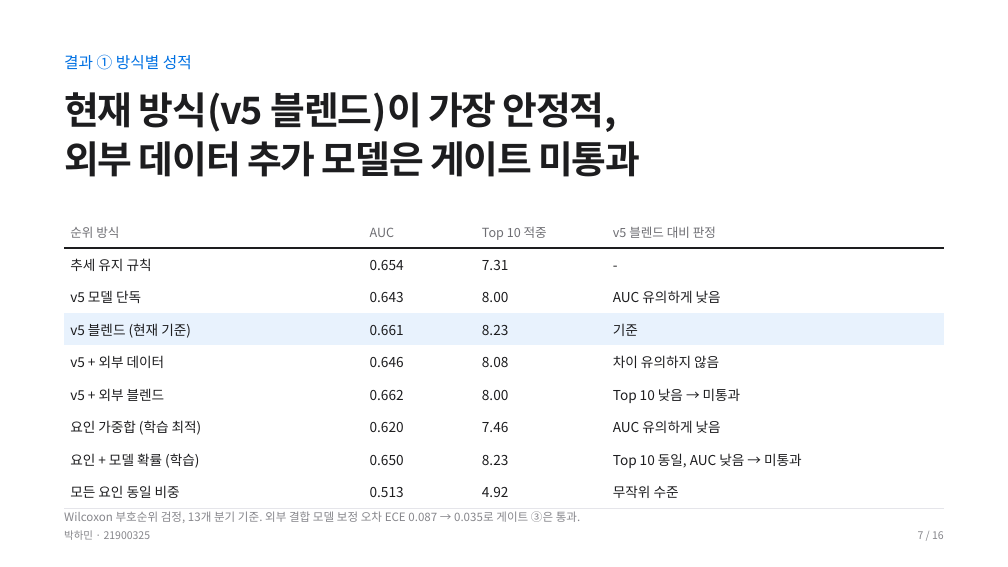
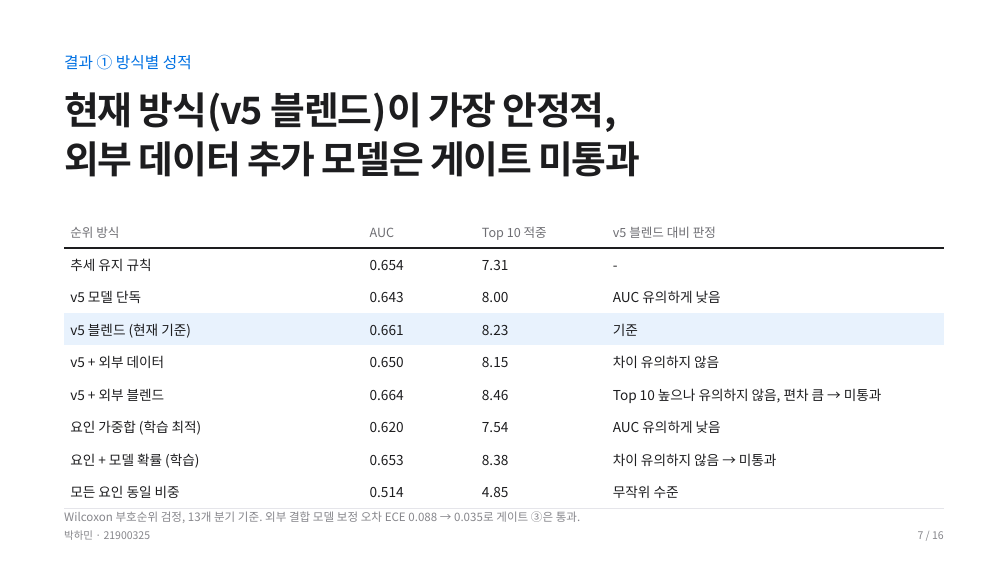
Before and after one commit to noromanticseoul/mystore, a slide deck: slide 7 of docs/어디입게_최종발표.pptx. Drawn at 1008x567 pixels with LibreOffice and Linux fonts; fonts in the diff are those of the drawing. Boxes give left, top, right and bottom in pixels: in the first picture for what was removed or moved away, otherwise in the second. Text is boxed around its words. In the diff, an @@ line names an element or a change of style, - is before the commit and + after.

```diff
--- a/docs/어디입게_최종발표.pptx
+++ b/docs/어디입게_최종발표.pptx
@@ table at (x1=64, y1=216, x2=944, y2=508) @@
-row 5, column 2: 0.646
+row 5, column 2: 0.650
-row 5, column 3: 8.08
+row 5, column 3: 8.15
-row 6: v5 + 외부 블렌드 | 0.662 | 8.00 | Top 10 낮음 → 미통과
+row 6: v5 + 외부 블렌드 | 0.664 | 8.46 | Top 10 높으나 유의하지 않음, 편차 큼 → 미통과
-row 7, column 3: 7.46
+row 7, column 3: 7.54
-row 8: 요인 + 모델 확률 (학습) | 0.650 | 8.23 | Top 10 동일, AUC 낮음 → 미통과
+row 8: 요인 + 모델 확률 (학습) | 0.653 | 8.38 | 차이 유의하지 않음 → 미통과
-row 9, column 2: 0.513
+row 9, column 2: 0.514
-row 9, column 3: 4.92
+row 9, column 3: 4.85
@@ text at (x1=64, y1=511, x2=581, y2=523): text changed @@
-Wilcoxon 부호순위 검정, 13개 분기 기준. 외부 결합 모델 보정 오차 ECE 0.087 → 0.035로 게이트 ③은 통과.
+Wilcoxon 부호순위 검정, 13개 분기 기준. 외부 결합 모델 보정 오차 ECE 0.088 → 0.035로 게이트 ③은 통과.
```
Also in this commit, not shown: 3 other slides changed, 8 other files.
